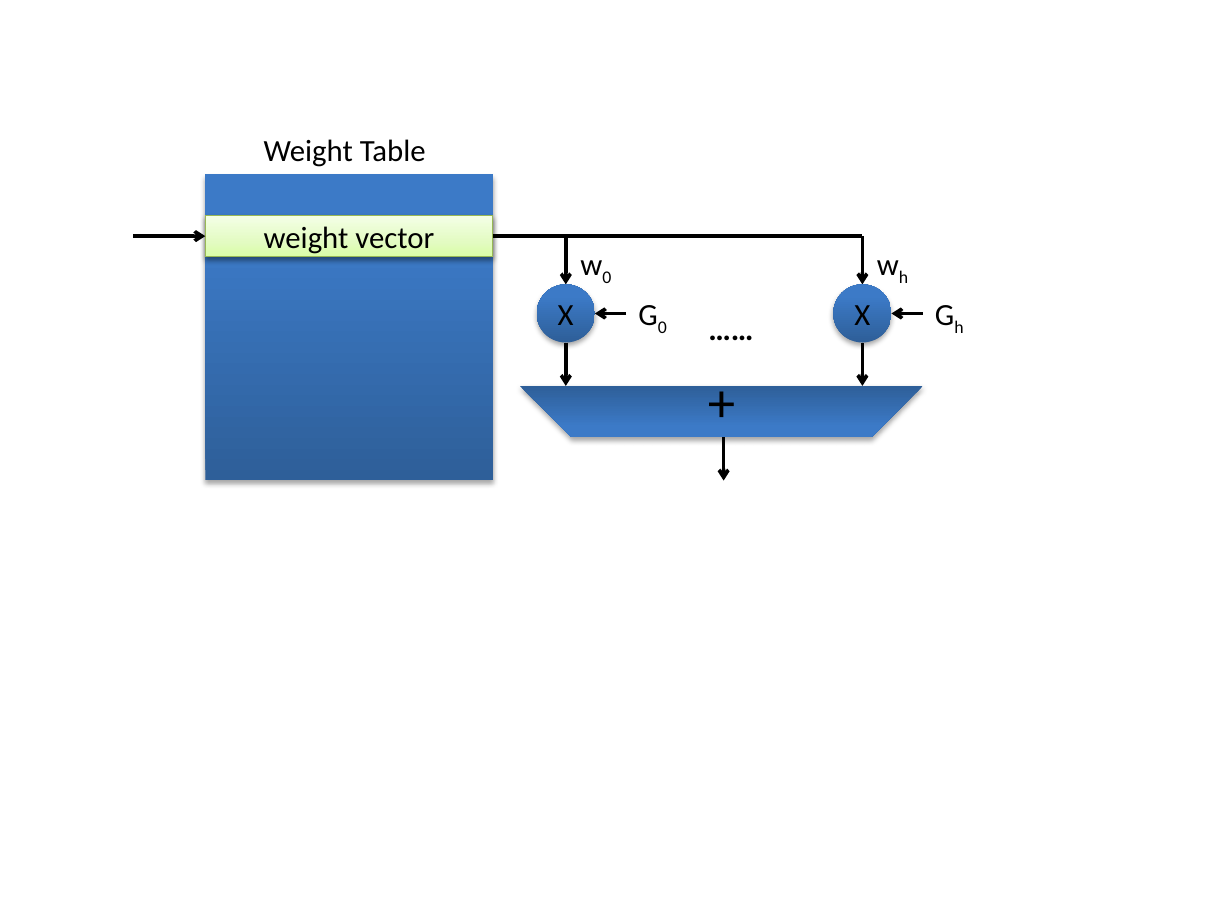
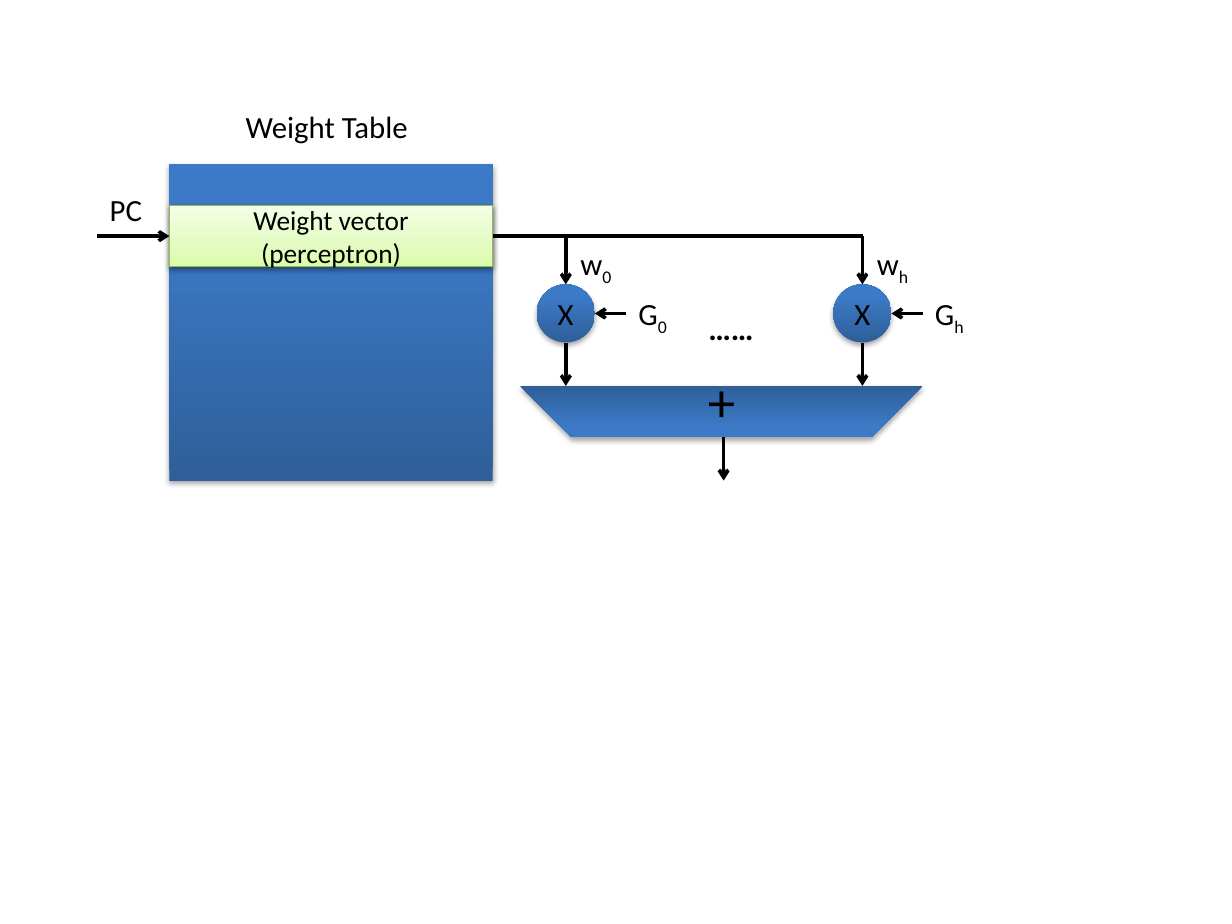
Before and after one commit to peterwudi/di-thesis, a slide deck: slide 1 of Figures/perceptron.pptx. Drawn at 1232x924 pixels with LibreOffice and Linux fonts; fonts in the diff are those of the drawing. Boxes give left, top, right and bottom in pixels: in the first picture for what was removed or moved away, otherwise in the second. Text is boxed around its words. In the diff, an @@ line names an element or a change of style, - is before the commit and + after.

```diff
--- a/Figures/perceptron.pptx
+++ b/Figures/perceptron.pptx
@@ text "Weight Table": place and size @@
-text "Weight Table" at [264, 139, 426, 167]
+text "Weight Table" at [246, 116, 408, 144]
@@ rectangle: place and size @@
-rectangle at [206, 175, 493, 480]
+rectangle at [170, 164, 493, 480]
@@ text added at [110, 201, 142, 222], 18 pt, text #000000 @@
+PC
@@ rectangle "Weight vector (perceptron)": place and size @@
-rectangle "Weight vector (perceptron)" at [206, 216, 493, 256]
+rectangle "Weight vector (perceptron)" at [170, 206, 493, 267]
@@ arrow moved from (133, 237) - (206, 237) to (97, 237) - (170, 237) @@
@@ text in rectangle at [253, 211, 409, 269]: text changed; size 18 to 16 pt @@
-weight vector
+Weight vector (perceptron)
```
Also in this commit, not shown: 28 other files.
